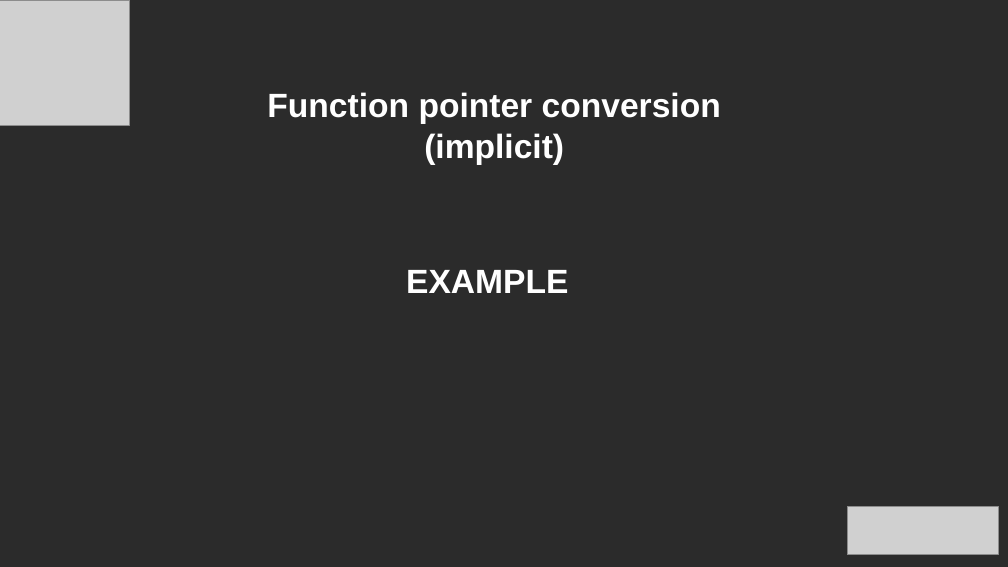
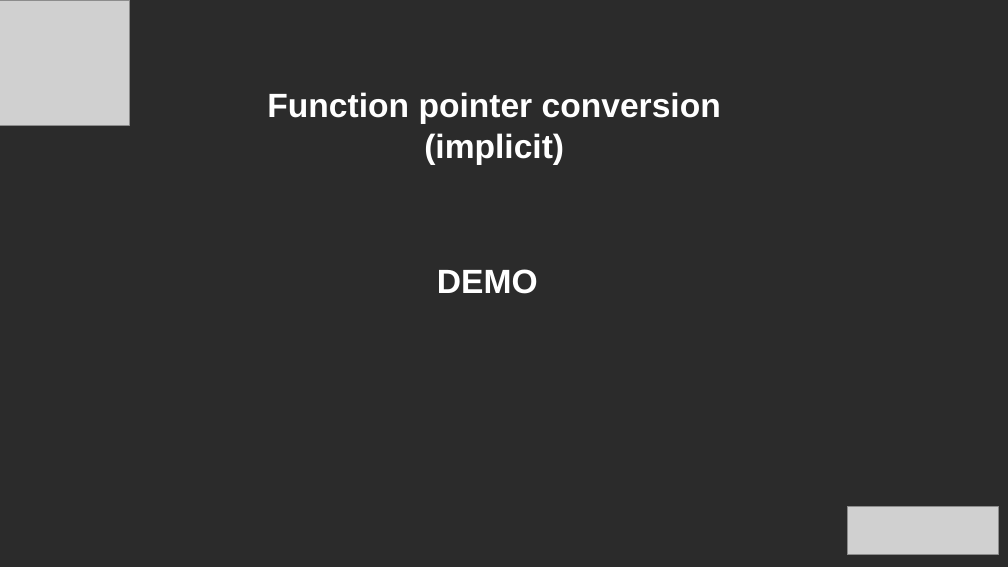
Before and after one commit to 94adi/DesignPatterns, a slide deck: slide 8 of FunctionPointer/Function Pointers proviz.pptx. Drawn at 1008x567 pixels with LibreOffice and Linux fonts; fonts in the diff are those of the drawing; grey boxes stand for pictures; background and template pictures are left out; a plain dark background stands for a picture behind light text. Boxes give left, top, right and bottom in pixels: in the first picture for what was removed or moved away, otherwise in the second. Text is boxed around its words. In the diff, an @@ line names an element or a change of style, - is before the commit and + after.

```diff
--- a/FunctionPointer/Function Pointers proviz.pptx
+++ b/FunctionPointer/Function Pointers proviz.pptx
@@ text at <box>437,269,538,294</box>: text changed @@
-EXAMPLE
+DEMO
```
Also in this commit, not shown: 1 other slide changed, 11 other files.
